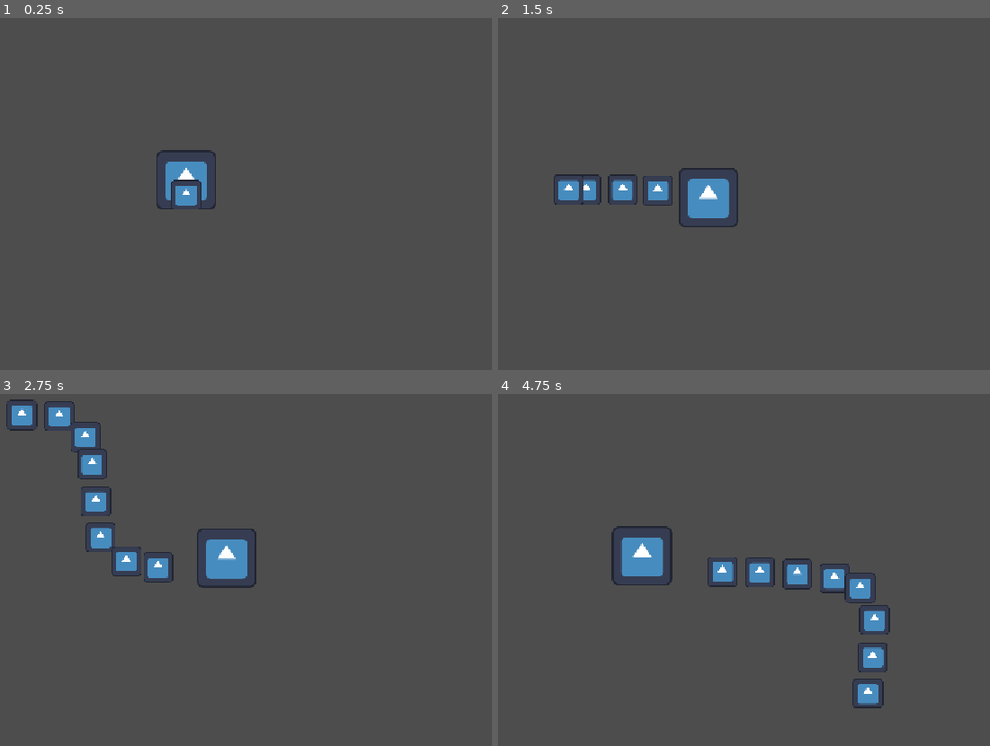
Above: before the commit, frames 1-4 (two rows, left to right).
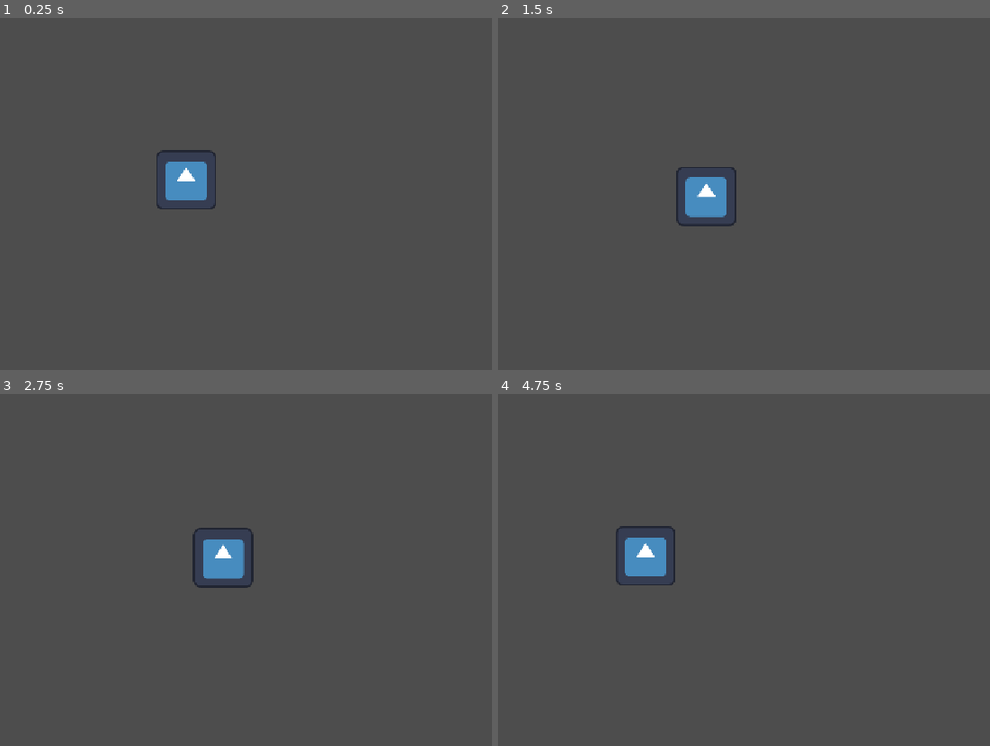
Above: after the commit, the same moments.

Repository: frantisek-boura/summoner-game
Game: Godot game, scene res://scenes/player/player.tscn
The game is run twice, just before and just after one commit, with the same random seed, the same clock (stepped at 60 frames per second) and the same inputs. The engine's default icon, where the game draws it, is replaced by a stand-in: a white triangle on a blue panel in a dark square.
Inputs (mouse positions are in pixels of both pictures, inside the frame that each line leads up to):
- Up to frame 1 (0.25 s): no input
- Up to frame 2 (1.5 s): tap Enter at 0.5 s; move the mouse to (842, 190) at 0.52 s; hold D (right) 0.53-1.28 s; hold E (minion_selector) 0.53-1.28 s; click (842, 190) at 0.67 s; tap F (set_selected_minion_independent) at 0.8, 1.35 s; move the mouse to (542, 229) at 1.27 s; hold S (down) from 1.28 s (still down)
- Up to frame 3 (2.75 s): tap E (minion_selector) at 1.55 s; move the mouse to (255, 496) at 2.02 s; release S (down) at 2.03 s; hold D (right) from 2.03 s (still down); hold E (minion_selector) from 2.03 s (still down); tap F (set_selected_minion_independent) at 2.3 s
- Up to frame 4 (4.75 s): move the mouse to (650, 668) at 2.77 s; release D (right) at 2.78 s; release E (minion_selector) at 2.78 s; hold W (up) 2.78-3.53 s; tap F (set_selected_minion_independent) at 2.85, 3.8, 4.35 s; click (650, 668) at 2.92 s; tap E (minion_selector) at 3.05, 4.55 s; move the mouse to (901, 647) at 3.52 s; hold E (minion_selector) 3.53-4.28 s; hold A (left) from 3.53 s (still down); tap Escape (escape) at 4.15 s; move the mouse to (outside the picture) at 4.27 s

The runs differ from the first frame. In frame 1, 0.3% of the frame differs, in the area x 34-41%, y 45-55%; in frame 2, 1.7%; in frame 3, 2.8%; in frame 4, 3.0%, in the area x 23-80%, y 37-90%.

Commit message:
refactor: player movement rewritten with abstractions in Player.gd

Diff:
--- a/scenes/player/player.tscn
+++ b/scenes/player/player.tscn
@@ -7,35 +7,23 @@
 [ext_resource type="PackedScene" uid="uid://dih8sd3f77efp" path="res://scenes/entity/entity_health.tscn" id="3_0owmy"]
 [ext_resource type="PackedScene" uid="uid://c05qlldfo5akd" path="res://scenes/utils/depth_detector.tscn" id="3_gx1jg"]
 [ext_resource type="PackedScene" uid="uid://dwriwxogxtviv" path="res://scenes/player/player_movement.tscn" id="4_0owmy"]
-[ext_resource type="PackedScene" uid="uid://bbucv3apdj71y" path="res://scenes/player/minion_manager/minion_manager.tscn" id="4_qek5x"]
-[ext_resource type="PackedScene" uid="uid://qkdgutf2mu13" path="res://scenes/player/minion/minion.tscn" id="5_5gtgg"]
 [ext_resource type="PackedScene" uid="uid://c3tb4herdcfpk" path="res://scenes/player/states/player_idle_state.tscn" id="5_75vfm"]
 [ext_resource type="PackedScene" uid="uid://cjcv1c550dax3" path="res://scenes/player/states/player_move_state.tscn" id="6_0owmy"]
-[ext_resource type="PackedScene" uid="uid://c4jablrvqtyog" path="res://scenes/ui/radial_minion_menu/radial_minion_menu.tscn" id="6_fm80t"]
-[ext_resource type="PackedScene" uid="uid://dqh5ljvowxgjy" path="res://scenes/ui/radial_minion_menu/selected_minion_indicator.tscn" id="7_fcs02"]
-[ext_resource type="PackedScene" uid="uid://tindbr5hba6a" path="res://scenes/player/minion_manager/minion_path.tscn" id="7_ugbui"]
+
+[sub_resource type="CircleShape2D" id="CircleShape2D_mx3rh"]
+radius = 68.007355
 
 [sub_resource type="CircleShape2D" id="CircleShape2D_cslih"]
 radius = 61.008198
 
-[sub_resource type="CircleShape2D" id="CircleShape2D_mx3rh"]
-radius = 68.007355
-
-[node name="player" type="CharacterBody2D" unique_id=1895177123 node_paths=PackedStringArray("minion_manager", "camera", "state_machine", "movement", "health")]
+[node name="player" type="CharacterBody2D" unique_id=1895177123 node_paths=PackedStringArray("camera", "minion_manager", "entity_state_machine", "entity_movement", "entity_health")]
 collision_layer = 4
 script = ExtResource("1_dovo2")
-minion_manager = NodePath("minion_manager")
 camera = NodePath("camera")
-state_machine = NodePath("state_machine")
-movement = NodePath("player_movement")
-health = NodePath("health")
-
-[node name="camera" type="Camera2D" parent="." unique_id=380490572]
-scale = Vector2(0.5, 0.5)
-process_callback = 0
-position_smoothing_enabled = true
-script = ExtResource("2_gx1jg")
-zoom_speed = 10.0
+minion_manager = NodePath("")
+entity_state_machine = NodePath("state_machine")
+entity_movement = NodePath("player_movement")
+entity_health = NodePath("health")
 
 [node name="sprite" type="Sprite2D" parent="." unique_id=58080695]
 position = Vector2(0, -64)
@@ -45,59 +33,12 @@
 sprite_carrier = NodePath("../..")
 is_static = false
 
-[node name="collider" type="CollisionShape2D" parent="." unique_id=717725179]
-position = Vector2(0, -64)
-shape = SubResource("CircleShape2D_cslih")
-
 [node name="health" parent="." unique_id=1562004050 instance=ExtResource("3_0owmy")]
 
 [node name="collider" type="CollisionShape2D" parent="health" unique_id=1700498109]
 position = Vector2(0, -64)
 shape = SubResource("CircleShape2D_mx3rh")
 debug_color = Color(0.4727996, 0, 0.05701869, 0.41960785)
-
-[node name="minion_manager" parent="." unique_id=926230417 node_paths=PackedStringArray("radial_minion_menu", "selected_minion_indicator", "minion_path") instance=ExtResource("4_qek5x")]
-radial_minion_menu = NodePath("radial_minion_menu")
-selected_minion_indicator = NodePath("selected_minion_indicator")
-minion_path = NodePath("minion_path")
-idle_rotation_speed = 0.15
-
-[node name="selected_minion_indicator" parent="minion_manager" unique_id=1264056604 instance=ExtResource("7_fcs02")]
-visible = false
-clip_children = 2
-oversampling_with_scale = 2
-visibility_layer = 1
-min_radius = 35.0
-max_radius = 50.0
-animation_speed = 10.0
-color = Color(0.4392157, 0.5019608, 0.5647059, 1)
-
-[node name="radial_minion_menu" parent="minion_manager" unique_id=505597823 instance=ExtResource("6_fm80t")]
-expand_speed = 7.0
-
-[node name="minion" parent="minion_manager" unique_id=72757938 instance=ExtResource("5_5gtgg")]
-
-[node name="minion2" parent="minion_manager" unique_id=1009975538 instance=ExtResource("5_5gtgg")]
-
-[node name="minion6" parent="minion_manager" unique_id=2009429061 instance=ExtResource("5_5gtgg")]
-
-[node name="minion7" parent="minion_manager" unique_id=581483108 instance=ExtResource("5_5gtgg")]
-
-[node name="minion8" parent="minion_manager" unique_id=1554646292 instance=ExtResource("5_5gtgg")]
-
-[node name="minion3" parent="minion_manager" unique_id=678972414 instance=ExtResource("5_5gtgg")]
-
-[node name="minion4" parent="minion_manager" unique_id=1823167148 instance=ExtResource("5_5gtgg")]
-
-[node name="minion5" parent="minion_manager" unique_id=664444995 instance=ExtResource("5_5gtgg")]
-
-[node name="minion_path" parent="minion_manager" unique_id=182940652 node_paths=PackedStringArray("_timer", "_entity") instance=ExtResource("7_ugbui")]
-_timer = NodePath("timer")
-_entity = NodePath("../..")
-
-[node name="timer" type="Timer" parent="minion_manager/minion_path" unique_id=2040573734]
-process_callback = 0
-wait_time = 0.2
 
 [node name="player_movement" parent="." unique_id=1822100679 instance=ExtResource("4_0owmy")]
 movement_speed = 450.0
@@ -114,3 +55,14 @@
 
 [node name="player_move_state" parent="state_machine" unique_id=1167808381 node_paths=PackedStringArray("player") instance=ExtResource("6_0owmy")]
 player = NodePath("../..")
+
+[node name="camera" type="Camera2D" parent="." unique_id=380490572]
+scale = Vector2(0.5, 0.5)
+process_callback = 0
+position_smoothing_enabled = true
+script = ExtResource("2_gx1jg")
+zoom_speed = 10.0
+
+[node name="collider" type="CollisionShape2D" parent="." unique_id=717725179]
+position = Vector2(0, -64)
+shape = SubResource("CircleShape2D_cslih")
--- a/scripts/entity/entity.gd
+++ b/scripts/entity/entity.gd
@@ -2,11 +2,11 @@
 class_name Entity
 extends CharacterBody2D
 
-@export var state_machine: StateMachine
-@export var movement: EntityMovement
-@export var health: EntityHealth
+@export var entity_state_machine: StateMachine
+@export var entity_movement: EntityMovement
+@export var entity_health: EntityHealth
 
 func _ready() -> void:
-	assert(state_machine != null, "ENTITY: State machine not set.")
-	assert(movement != null, "ENTITY: Movement not set.")
-	assert(health != null, "ENTITY: Health not set.")
+	assert(entity_state_machine != null, "ENTITY: State machine not set.")
+	assert(entity_movement != null, "ENTITY: Movement not set.")
+	assert(entity_health != null, "ENTITY: Health not set.")
--- a/scripts/player/minion/minion.gd
+++ b/scripts/player/minion/minion.gd
@@ -8,7 +8,7 @@
 
 var minion_movement: MinionMovement:
 	get:
-		return movement as MinionMovement
+		return entity_movement as MinionMovement
 var minion_state_machine: MinionStateMachine:
 	get:
-		return state_machine as MinionStateMachine
+		return entity_state_machine as MinionStateMachine
--- a/scripts/player/player.gd
+++ b/scripts/player/player.gd
@@ -1,9 +1,28 @@
 class_name Player
 extends Entity
 
+@export var camera: PlayerCamera
 @export var minion_manager: MinionManager
-@export var camera: PlayerCamera
 
-var player_movement: PlayerMovement:
-	get:
-		return movement as PlayerMovement
+@onready var movement: PlayerMovement = entity_movement as PlayerMovement
+@onready var state_machine: StateMachine = entity_state_machine as StateMachine
+@onready var health: EntityHealth = entity_health as EntityHealth
+
+func stop() -> void:
+	movement.stop()
+
+func handle_movement_input() -> void:
+	var new_direction: Vector2 = movement.get_input_direction()
+	movement.change_direction(new_direction)
+
+func check_movement() -> bool:
+	return movement.wants_to_move() and movement.can_move()
+
+func change_to_move_state() -> void:
+	state_machine.change_state("player_move_state")
+
+func change_to_idle_state() -> void:
+	state_machine.change_state("player_idle_state")
+
+func move_with_input() -> void:
+	movement.move()
--- a/scripts/player/states/player_idle_state.gd
+++ b/scripts/player/states/player_idle_state.gd
@@ -10,33 +10,35 @@
 	pass
 
 func exit() -> void:
-	if player.minion_manager.is_idling:
-		player.minion_manager.follow_minions()
-		player.camera.zoom_to_default()
+	pass
+	#if player.minion_manager.is_idling:
+		#player.minion_manager.follow_minions()
+		#player.camera.zoom_to_default()
 
 func frames(_delta: float) -> void:
 	pass
 
 func physics(_delta: float) -> void:
-	player.player_movement.stop()
+	player.stop()
 
 func input_process(_delta: float) -> void:
-	var new_direction: Vector2 = player.player_movement.get_input_direction()
-	player.player_movement.change_direction(new_direction)
+	player.handle_movement_input()
 
-	if player.player_movement.wants_to_move() and player.player_movement.can_move():
-		player.state_machine.change_state("player_move_state")
+	if player.check_movement():
+		player.change_to_move_state()
+
 
 func input_event(event: InputEvent) -> void:
-	if event.is_action_pressed("minion_selector") and not player.minion_manager.is_idling:
-		player.minion_manager.idle_minions()
-		player.camera.zoom_to_idle()
-	if event.is_action_released("minion_selector") and player.minion_manager.is_idling:
-		player.minion_manager.radial_minion_menu.make_selection()
-		player.minion_manager.follow_minions()
-		player.camera.zoom_to_default()
-	if event.is_action_released("escape") and player.minion_manager.is_idling:
-		player.minion_manager.follow_minions()
-		player.camera.zoom_to_default()
-	if event.is_action_pressed("set_selected_minion_independent"):
-		player.minion_manager.set_minion_independent("minion_still_state")
+	pass
+	#if event.is_action_pressed("minion_selector") and not player.minion_manager.is_idling:
+		#player.minion_manager.idle_minions()
+		#player.camera.zoom_to_idle()
+	#if event.is_action_released("minion_selector") and player.minion_manager.is_idling:
+		#player.minion_manager.radial_minion_menu.make_selection()
+		#player.minion_manager.follow_minions()
+		#player.camera.zoom_to_default()
+	#if event.is_action_released("escape") and player.minion_manager.is_idling:
+		#player.minion_manager.follow_minions()
+		#player.camera.zoom_to_default()
+	#if event.is_action_pressed("set_selected_minion_independent"):
+		#player.minion_manager.set_minion_independent("minion_still_state")
--- a/scripts/player/states/player_move_state.gd
+++ b/scripts/player/states/player_move_state.gd
@@ -7,23 +7,24 @@
 	assert(player != null, "PLAYER MOVE STATE: Stateful node not set")
 
 func enter() -> void:
-	player.minion_manager.minion_path.enable_updates()
+	pass
+	#player.minion_manager.minion_path.enable_updates()
 
 func exit() -> void:
-	player.minion_manager.minion_path.disable_updates()
+	pass
+	#player.minion_manager.minion_path.disable_updates()
 
 func frames(_delta: float) -> void:
 	pass
 
 func physics(_delta: float) -> void:
-	player.player_movement.move()
+	player.move_with_input()
 
 func input_process(_delta: float) -> void:
-	var new_direction: Vector2 = player.player_movement.get_input_direction()
-	player.player_movement.change_direction(new_direction)
+	player.handle_movement_input()
 
-	if not player.player_movement.wants_to_move() or not player.player_movement.can_move():
-		player.state_machine.change_state("player_idle_state")
+	if not player.check_movement():
+		player.change_to_idle_state()
 
 func input_event(_event: InputEvent) -> void:
 	pass
--- a/scripts/utils/state_machine.gd
+++ b/scripts/utils/state_machine.gd
@@ -58,14 +58,15 @@
 func _change_state(new_state_name: String) -> void:
 	_changing_state = true
 
-	var old_state_name: String = _current_state.name if _current_state != null else ""
+	var old_state_name: String = str(_current_state.name) if _current_state != null else ""
 	var new_state: State = _find_state_by_name(new_state_name)
 
 	if _current_state:
 		_current_state.exit()
 	_current_state = new_state
 
-	state_changed.emit(old_state_name, new_state_name)
+	if old_state_name != new_state_name:
+		state_changed.emit(old_state_name, new_state_name)
 	_current_state.enter()
 
 	_changing_state = false
